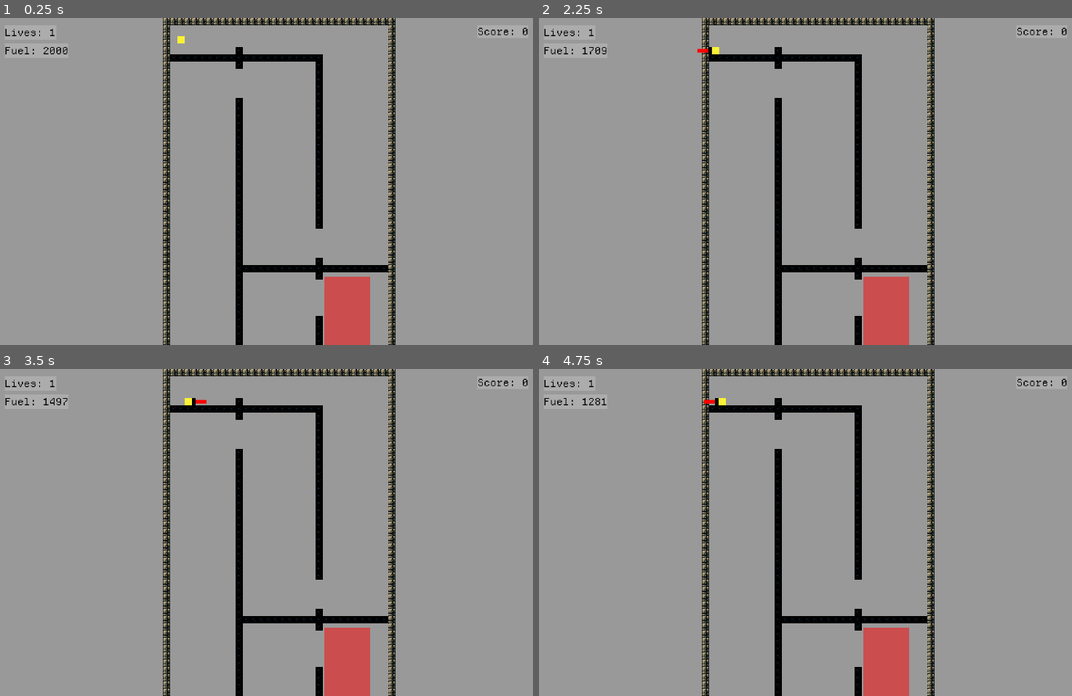
Above: before the commit, frames 1-4 (two rows, left to right).
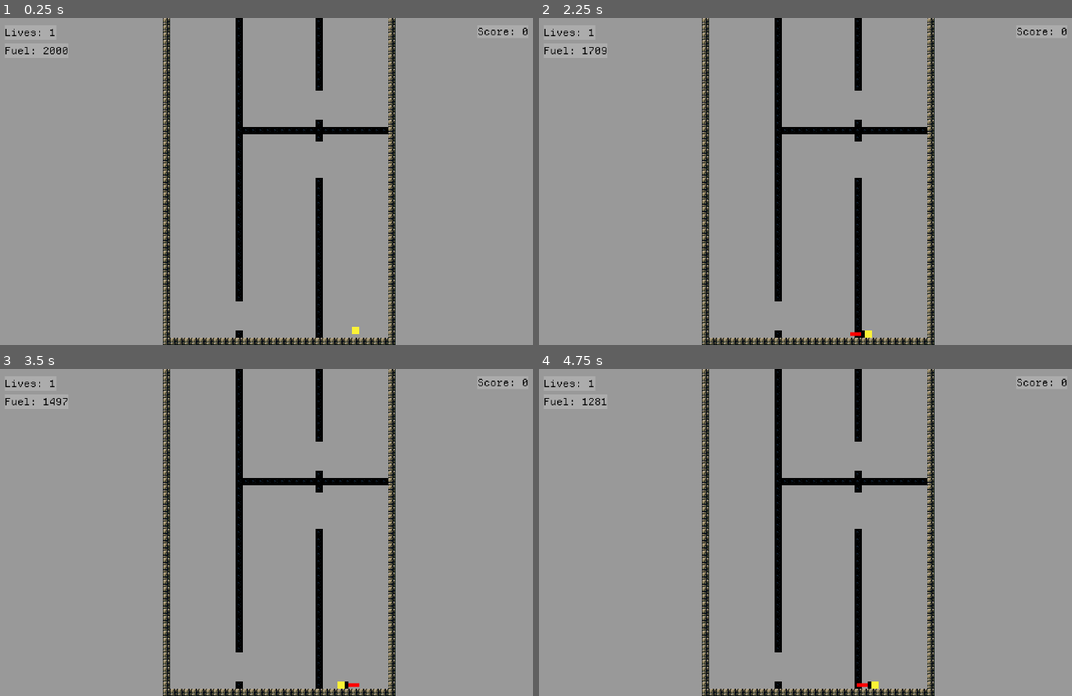
Above: after the commit, the same moments.

Repository: OSGH-web/balloon-movement-demo
Game: Godot game, scene res://levels/1-04_flight.tscn
Same seed, same stepped clock (60 frames per second), same inputs: the game is played once before the commit and once after it. This scene is started directly instead of the project's main scene.
Inputs:
- Up to frame 1 (0.25 s): no input
- Up to frame 2 (2.25 s): hold Right (ui_right) 0.53-2.03 s; tap Up (ui_up) at 0.77, 1.52 s; tap Enter at 1.25 s; hold Left (ui_left) from 2.03 s (still down)
- Up to frame 3 (3.5 s): release Left (ui_left) at 2.78 s; hold Right (ui_right) from 2.78 s (still down); tap Up (ui_up) at 3.02 s
- Up to frame 4 (4.75 s): tap Up (ui_up) at 3.77, 4.52 s; tap Space at 4.25 s; release Right (ui_right) at 4.28 s; hold Left (ui_left) from 4.28 s (still down)

The runs differ from the first frame. In frame 1, 6.1% of the frame differs, in the area x 31-73%, y 0-100%; in frame 2, 6.2%, in the area x 29-73%, y 0-100%; in frame 3, 6.1%; in frame 4, 6.2%.

Commit message:
level 1-04 (Flight) -- swap end zone and player pos

Diff:
--- a/levels/1-04_flight.tscn
+++ b/levels/1-04_flight.tscn
@@ -6,9 +6,12 @@
 [node name="LevelBase" instance=ExtResource("1_c7xyx")]
 level_name = "Flight"
 
+[node name="Player" parent="." index="0"]
+position = Vector2(576, 1416)
+
 [node name="Terrain" parent="." index="1"]
 tile_map_data = PackedByteArray("AAAKAA4AAAADAAQAAAAVAAkAAAADAAQAAAAfAD8AAAADAAQAAAAAAD8AAAADAAQAAAABAD8AAAADAAQAAAACAD …(4656 unchanged characters)…
 
 [node name="EndZone" parent="." index="2" instance=ExtResource("2_4sxxq")]
-position = Vector2(609, 1179)
-size = Vector2(150, 650)
+position = Vector2(132, 72)
+size = Vector2(216, 96)
